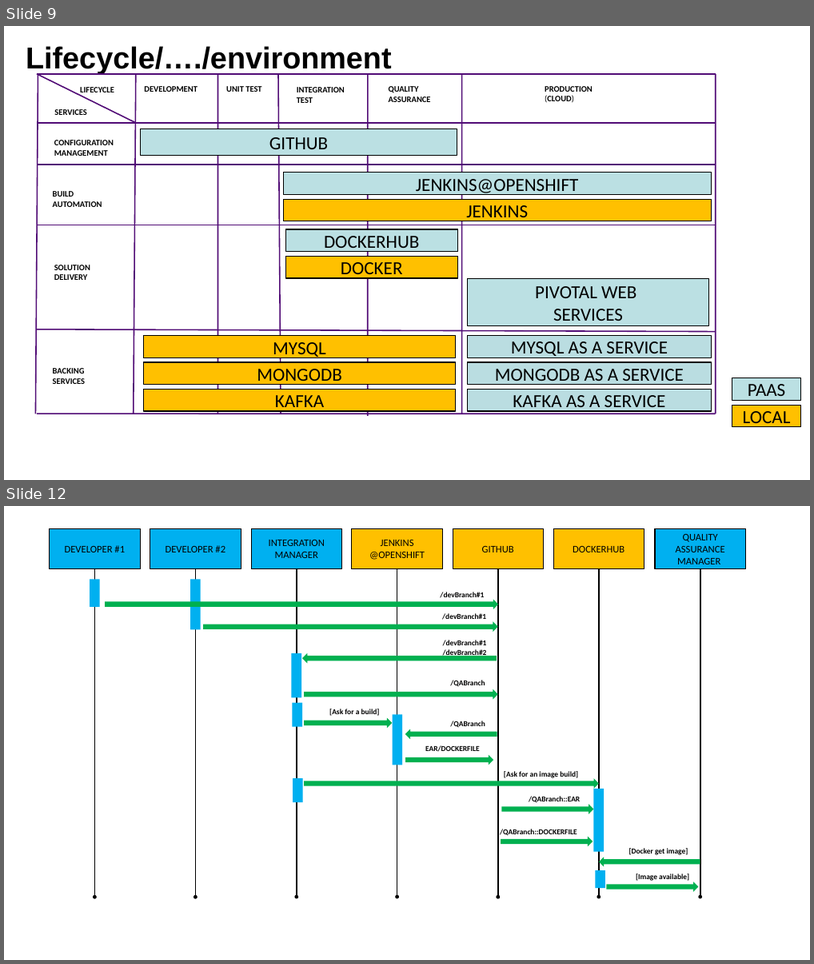
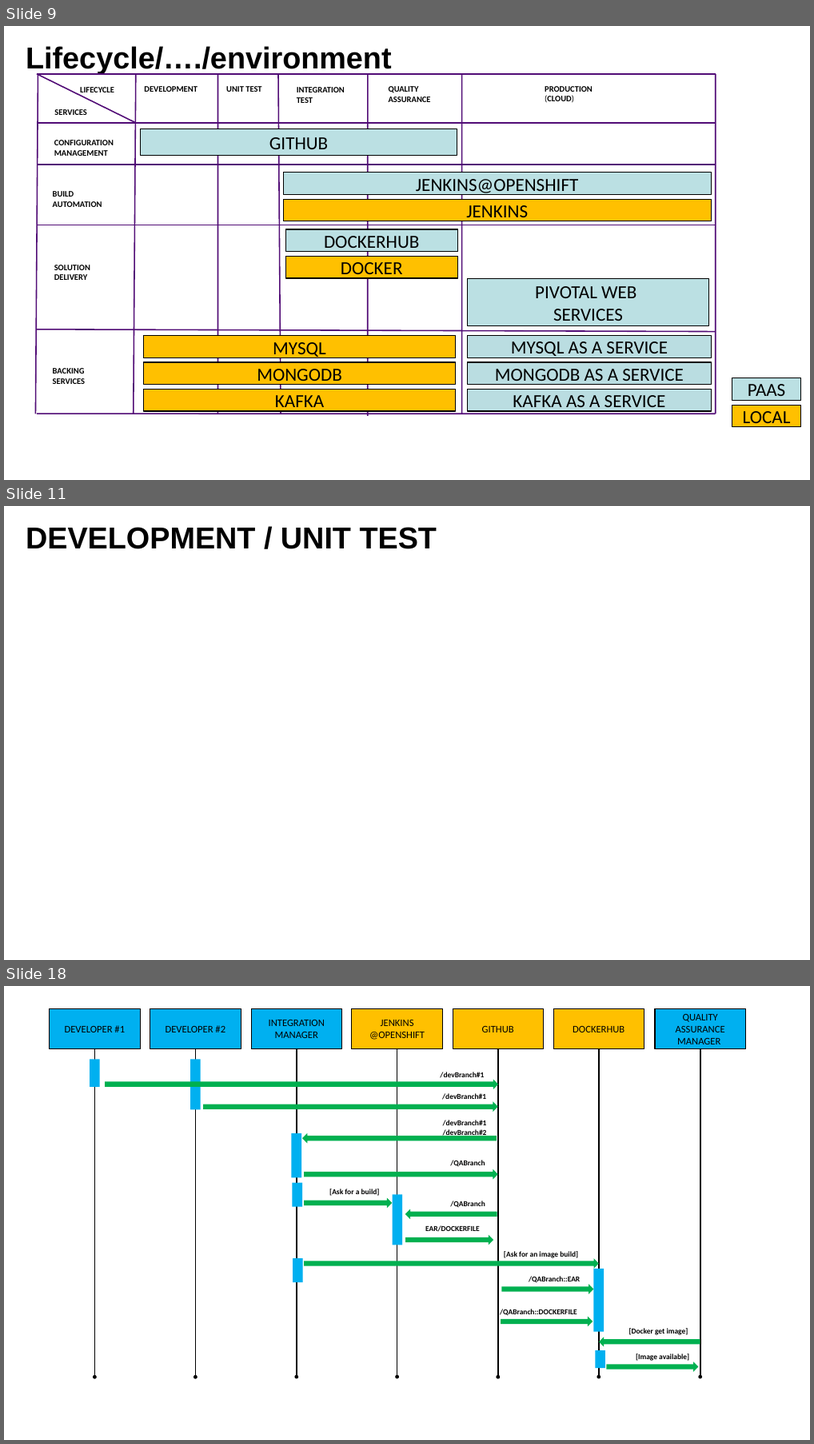
Before and after one commit to lbennardis/microS_code2016_DOCS, a slide deck: luigiBennardisMicroservices.pptx. Shown one above the other, each under a label of ours: slides 9 and 12 before the commit, slides 9, 11 and 18 after it; the slides between them are not shown. The pictures are 814x964 and 814x1444 pixels, drawn with LibreOffice and Linux fonts; fonts in the diff are those of the drawing; background and template pictures are left out. Boxes give left, top, right and bottom in pixels: in the first picture for what was removed or moved away, otherwise in the second. Text is boxed around its words. In the diff, an @@ line names an element or a change of style, - is before the commit and + after.

```diff
--- a/luigiBennardisMicroservices.pptx
+++ b/luigiBennardisMicroservices.pptx
@@ slide 11 added at [4, 506, 810, 960], background picture (left out) @@
@@ title added at [26, 527, 437, 549], 72 pt, text #000000, bold @@
+DEVELOPMENT / UNIT TEST
@@ what was slide 12 is now slide 18 @@
```
Also in this commit, not shown: 2 slides changed, 7 other slides added, 1 other file.
